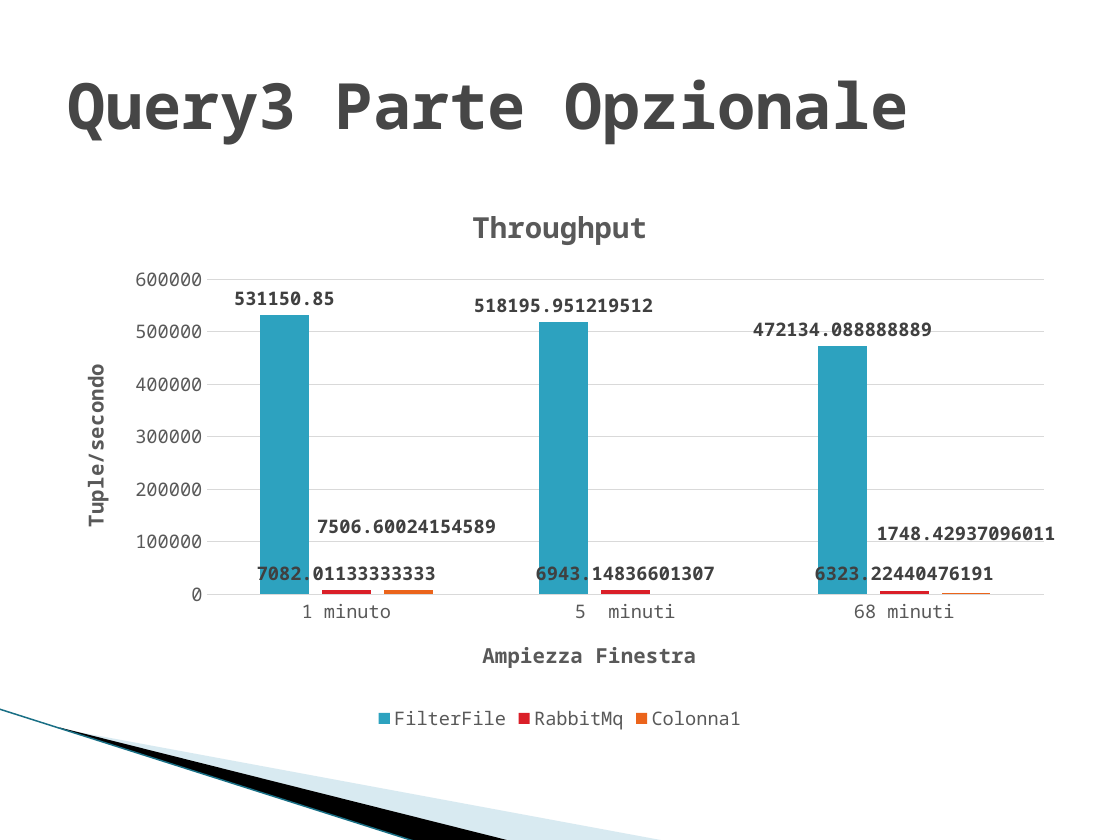
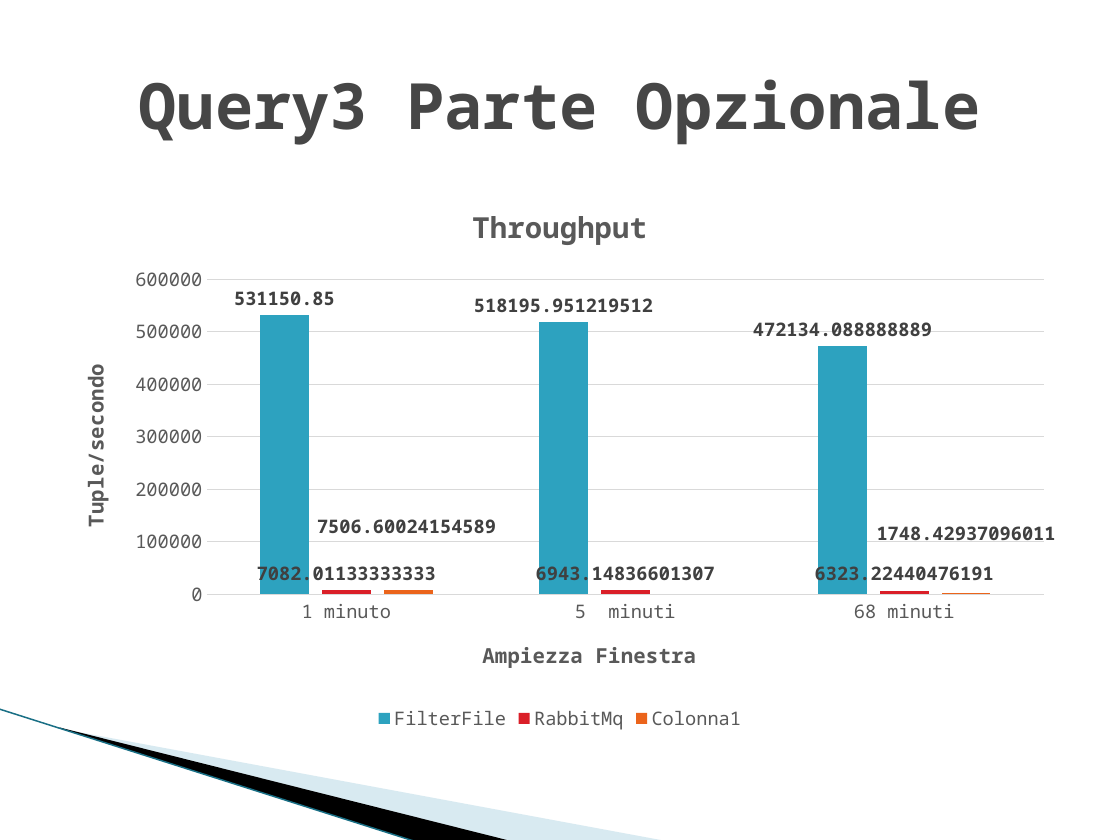
Before and after one commit to alexiey91/Flink, a slide deck: slide 27 of SABD2.pptx. Drawn at 1120x840 pixels with LibreOffice and Linux fonts; fonts in the diff are those of the drawing; background and template pictures are left out. Boxes give left, top, right and bottom in pixels: in the first picture for what was removed or moved away, otherwise in the second. Text is boxed around its words. In the diff, an @@ line names an element or a change of style, - is before the commit and + after.

```diff
--- a/SABD2.pptx
+++ b/SABD2.pptx
@@ title "Query3 Parte Opzionale" at [139, 79, 980, 145]: alignment left to centre @@
```
Also in this commit, not shown: 21 other slides changed.
